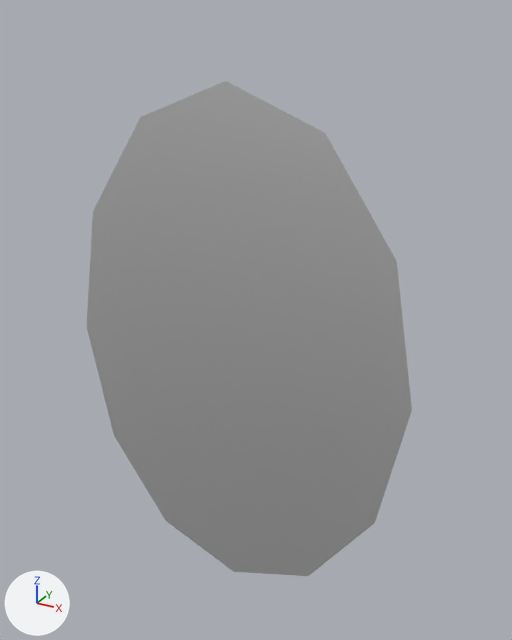
Before and after pictures for a commit that changed the glTF model asset_packs/props/Quaternius_Furniture/GLB/Bathroom_Mirror2.glb.
The view is the same before and after, from a 50 mm camera at (0.411, -0.678, 0.407) aimed at (0.015, 0.042, 0.047). Every picture has the same lights, and +X, +Y and +Z are marked at lower left. The older version comes first.

Script lines for the objects in view, before the commit:
```python
mat_black = principled_material('Black')
mat_black.base_color = (0.0352, 0.0352, 0.0352)  # dark grey #353535
mat_black.roughness = 0.69
mat_black.alpha = 0.0
me_cylinder_025 = bpy.data.meshes.new('Cylinder.025')
me_cylinder_025.from_pydata(...)  # 48 vertices, 92 faces; spans x -0.269..0.269, y -0.008..0.03, z -0.387..0.387
# faces by material slot: [82, 10]
me_cylinder_025.materials.append(mat_black)  # dark grey #353535
me_cylinder_025.materials.append(mat_mirror)  # white #e7e7e7
ob_bathroom_mirror2 = bpy.data.objects.new('Bathroom_Mirror2', me_cylinder_025)
ob_bathroom_mirror2.location = (0.0, 0.0, 0.0)
```
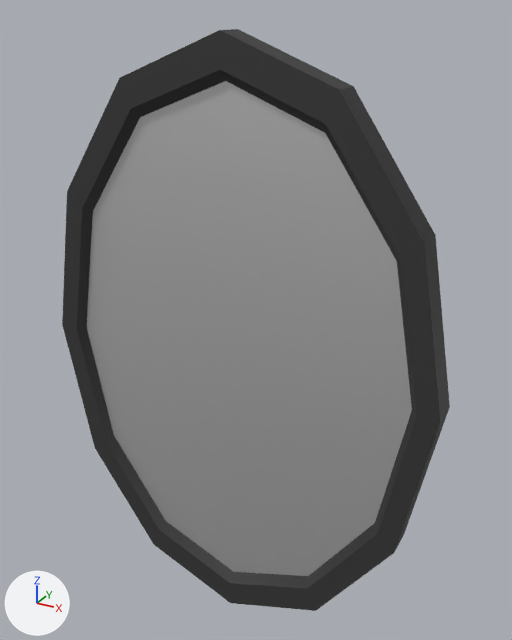
Edits to the scene script, one JSON object a line:
```json
{"op": "set", "path": "mat_black.alpha", "old": "0.0", "new": "1.0"}
```

Where the change shows, as pixel boxes (x1, y1, x2, y2) in the pictures (512 x 640 px):
```json
{"object": "Bathroom_Mirror2", "change": "surface changed", "before": [62, 29, 450, 611], "after": [62, 29, 450, 611]}
```
